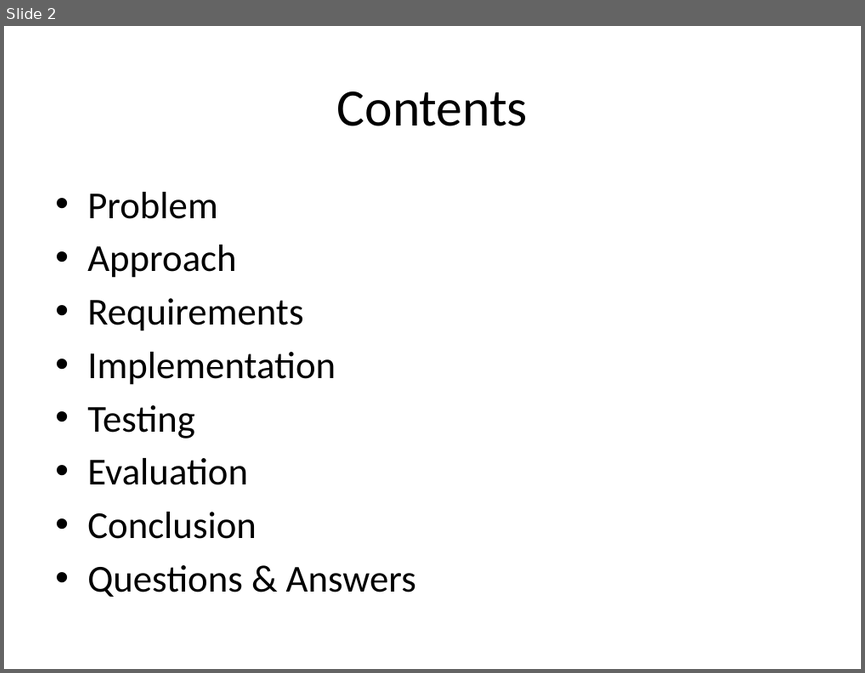
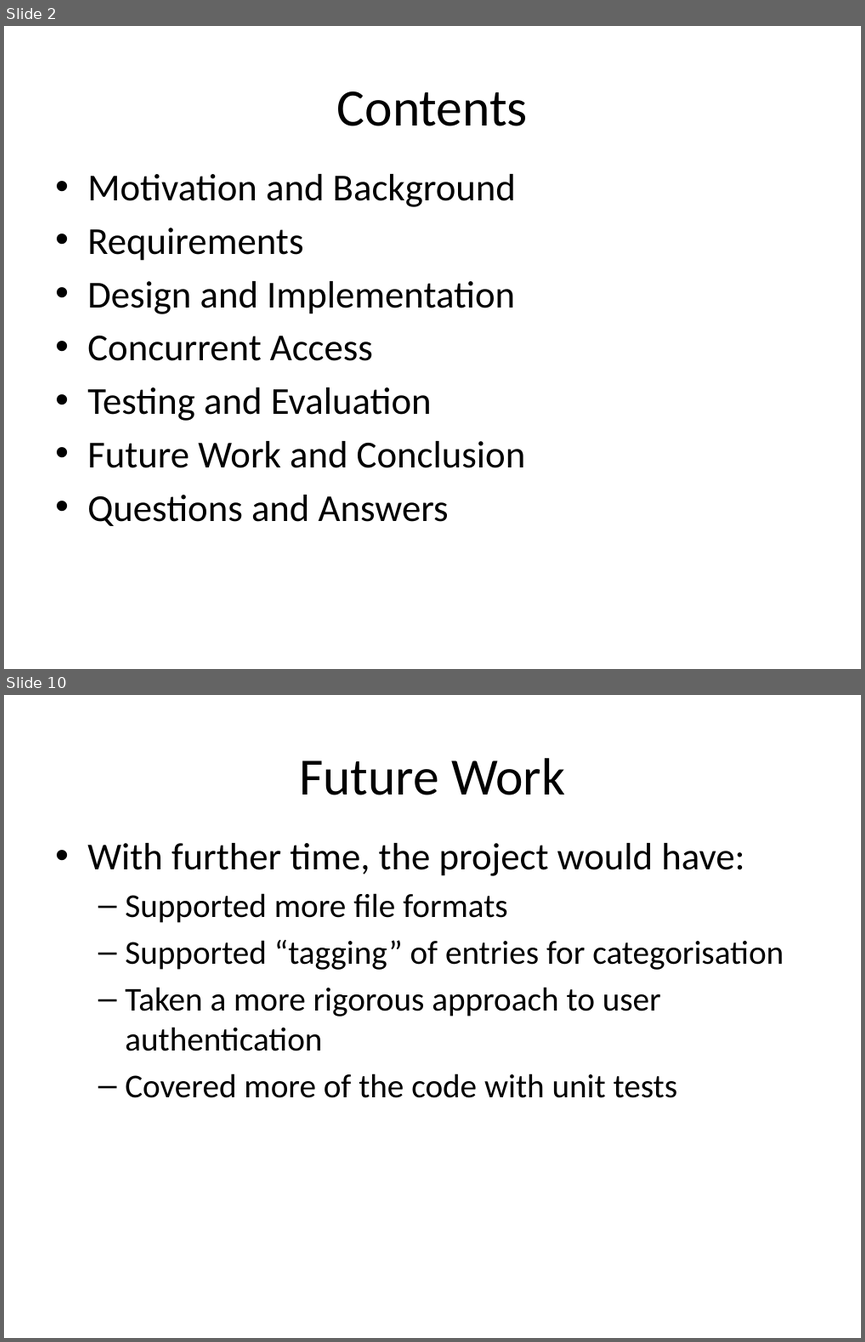
Before and after one commit to johnnyfoe/bibman, a slide deck: Documents/Presentation/Presentation.pptx. Shown one above the other, each under a label of ours: slide 2 before the commit, slides 2 and 10 after it; the slides between them are not shown. The pictures are 865x673 and 865x1342 pixels, drawn with LibreOffice and Linux fonts; fonts in the diff are those of the drawing; background and template pictures are left out. Boxes give left, top, right and bottom in pixels: in the first picture for what was removed or moved away, otherwise in the second. Text is boxed around its words. In the diff, an @@ line names an element or a change of style, - is before the commit and + after.

```diff
--- a/Documents/Presentation/Presentation.pptx
+++ b/Documents/Presentation/Presentation.pptx
@@ slide 10 added at bbox=[4, 695, 861, 1338], background picture (left out) @@
@@ title added at bbox=[299, 758, 565, 795], 44 pt, text #000000 @@
+Future Work
@@ text added at bbox=[87, 843, 783, 1098], 28 pt, text #000000 @@
+• With further time, the project would have:
+  – Supported more file formats
+  – Supported “tagging” of entries for categorisation
+  – Taken a more rigorous approach to user authentication
+  – Covered more of the code with unit tests
@@ slide 2 changed as well @@
@@ text "Motivation and Background": place and size @@
-text "Motivation and Background" at bbox=[87, 192, 416, 596]
+text "Motivation and Background" at bbox=[87, 174, 526, 526]
@@ text at bbox=[87, 174, 516, 207]: text changed @@
-• Problem
-• Approach
+• Motivation and Background
@@ text at bbox=[87, 281, 526, 526]: text changed @@
-• Implementation
-• Testing
-• Evaluation
-• Conclusion
-• Questions & Answers
+• Design and Implementation
+• Concurrent Access
+• Testing and Evaluation
+• Future Work and Conclusion
+• Questions and Answers
```
Also in this commit, not shown: 1 other slide changed, 10 other slides added.
